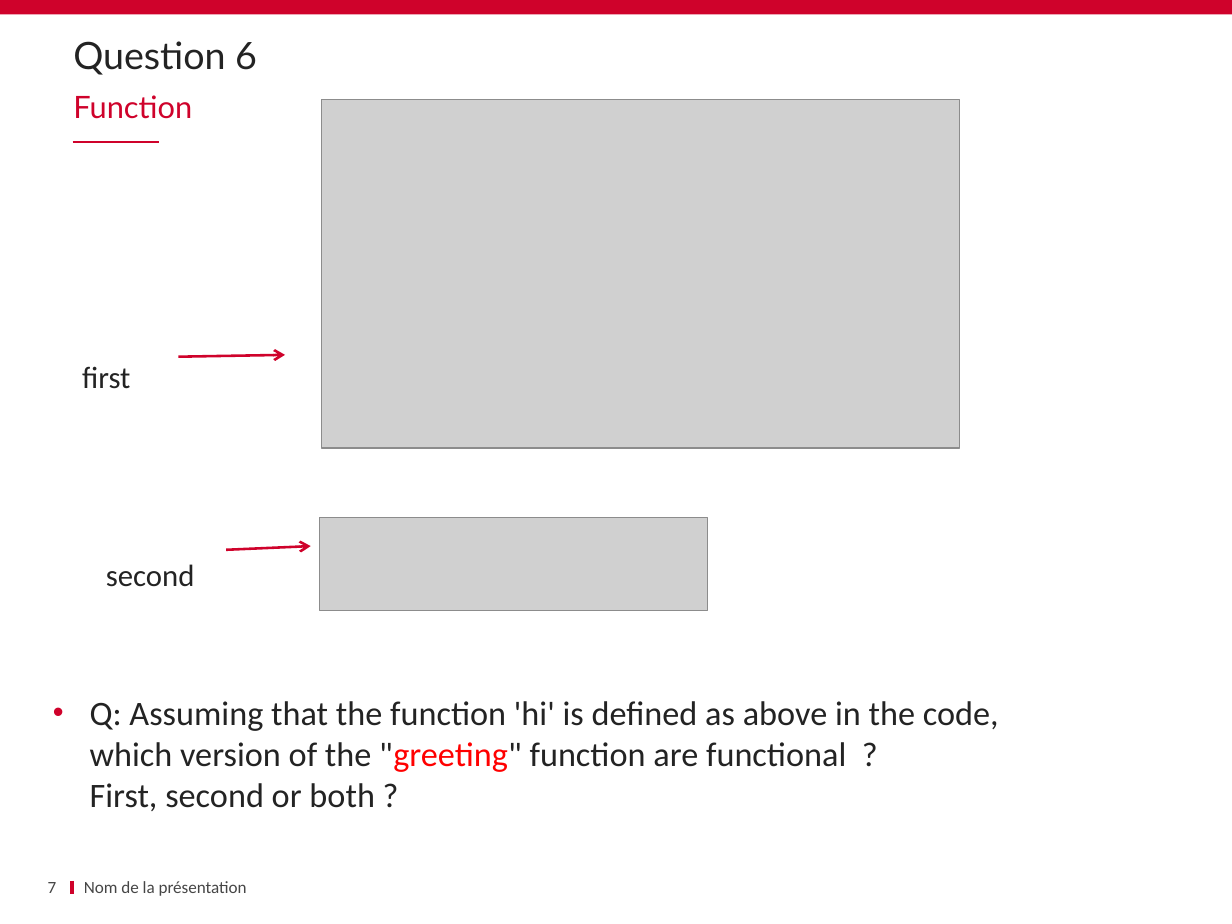
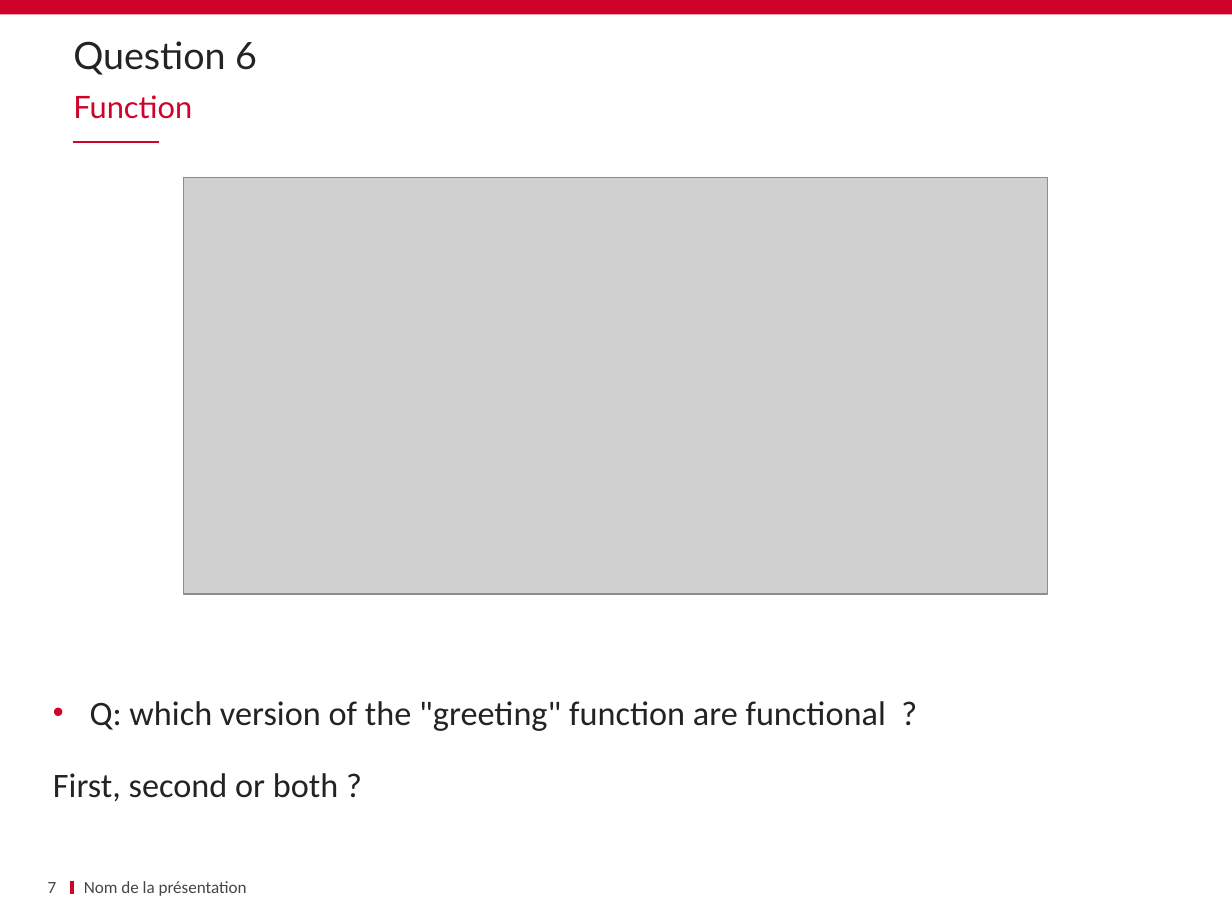
Before and after one commit to schassande/formation-angularjs1, a slide deck: slide 7 of Jour1/02 QCM/JS QCM.pptx. Drawn at 1232x924 pixels with LibreOffice and Linux fonts; fonts in the diff are those of the drawing; grey boxes stand for pictures; background and template pictures are left out. Boxes give left, top, right and bottom in pixels: in the first picture for what was removed or moved away, otherwise in the second. Text is boxed around its words. In the diff, an @@ line names an element or a change of style, - is before the commit and + after.

```diff
--- a/Jour1/02 QCM/JS QCM.pptx
+++ b/Jour1/02 QCM/JS QCM.pptx
@@ picture removed at bbox=[322, 100, 960, 448] @@
@@ picture added at bbox=[184, 177, 1047, 594] @@
@@ arrow removed from (179, 357) to (285, 355) @@
@@ text removed at bbox=[82, 366, 130, 389] @@
-first
@@ picture removed at bbox=[319, 517, 707, 610] @@
@@ text removed at bbox=[106, 564, 195, 587] @@
-second
@@ arrow removed from (227, 549) to (310, 546) @@
@@ text at bbox=[53, 701, 886, 801]: text changed @@
-• Q: Assuming that the function 'hi' is defined as above in the code,
-  which version of the "greeting" function are functional ?
-  First, second or both ?
+• Q: which version of the "greeting" function are functional ?
+First, second or both ?
```
Also in this commit, not shown: 9 other slides changed, 10 other files.
